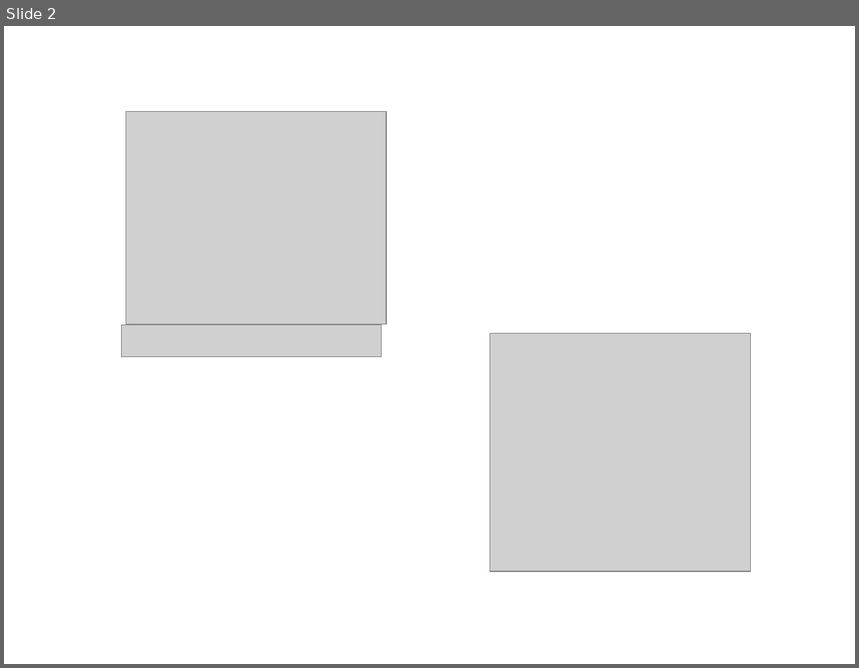
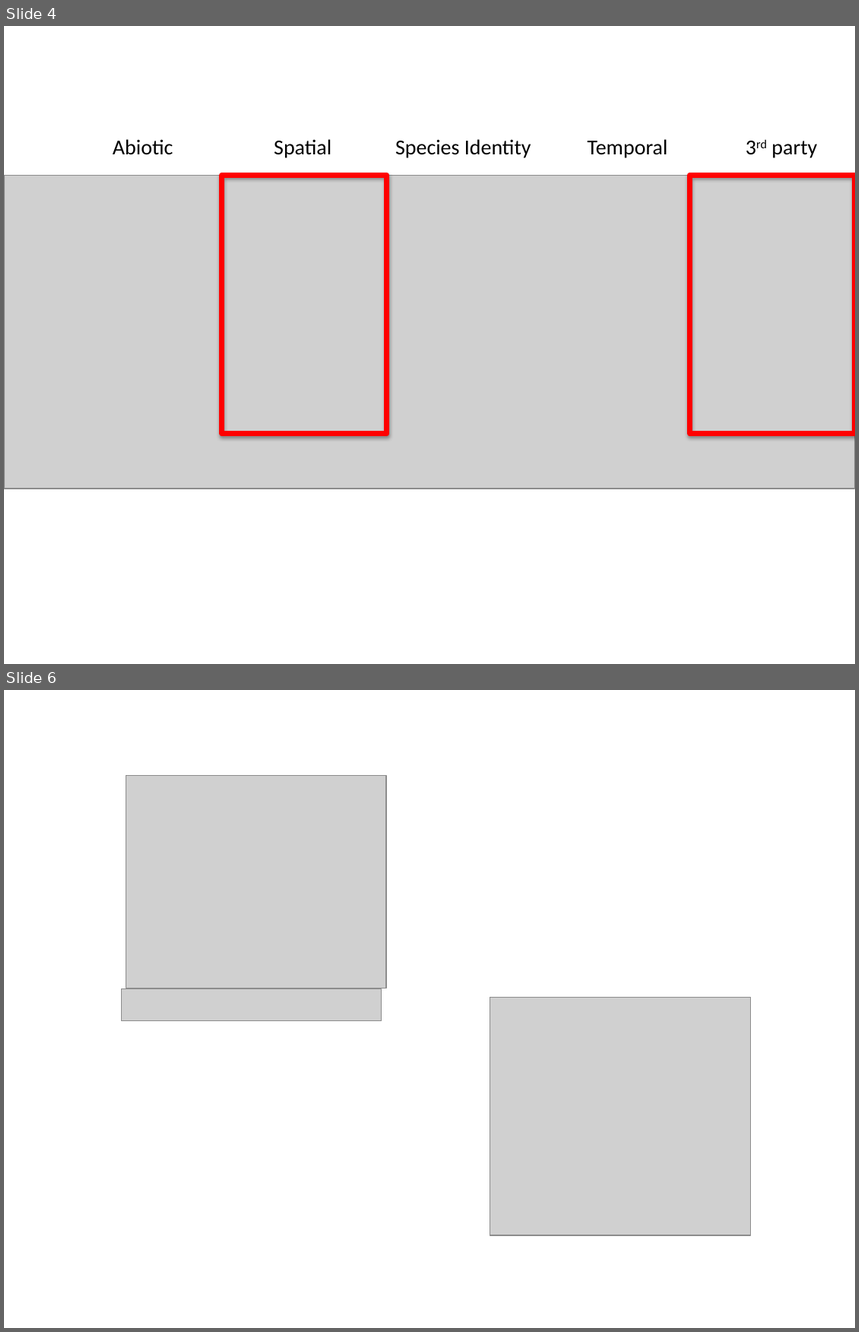
Before and after one commit to sckott/talks, a slide deck: ucalgarytalk/assets/Presentation2.pptx. Shown one above the other, each under a label of ours: slide 2 before the commit, slides 4 and 6 after it; the slides between them are not shown. The pictures are 859x668 and 859x1332 pixels, drawn with LibreOffice and Linux fonts; fonts in the diff are those of the drawing; grey boxes stand for pictures. Boxes give left, top, right and bottom in pixels: in the first picture for what was removed or moved away, otherwise in the second. Text is boxed around its words. In the diff, an @@ line names an element or a change of style, - is before the commit and + after.

Commit message:
edited talk

```diff
--- a/ucalgarytalk/assets/Presentation2.pptx
+++ b/ucalgarytalk/assets/Presentation2.pptx
@@ slide 4 added at (4,26,855,664), background #FFFFFF @@
@@ text added at (113,139,173,155), 18 pt, text #000000 @@
+Abiotic
@@ text added at (274,139,332,158), 18 pt, text #000000 @@
+Spatial
@@ text added at (395,139,531,158), 18 pt, text #000000 @@
+Species Identity
@@ text added at (588,139,668,158), 18 pt, text #000000 @@
+Temporal
@@ text added at (772,141,817,158), 18 pt, text #000000 @@
+3rd party
@@ picture added at (4,175,855,489) @@
@@ rectangle added at (222,175,387,433), outline #FF0000 4.5 pt @@
@@ rectangle added at (690,175,855,433), outline #FF0000 4.5 pt @@
@@ what was slide 2 is now slide 6 @@
```
Also in this commit, not shown: 3 other slides added, 5 other files.
